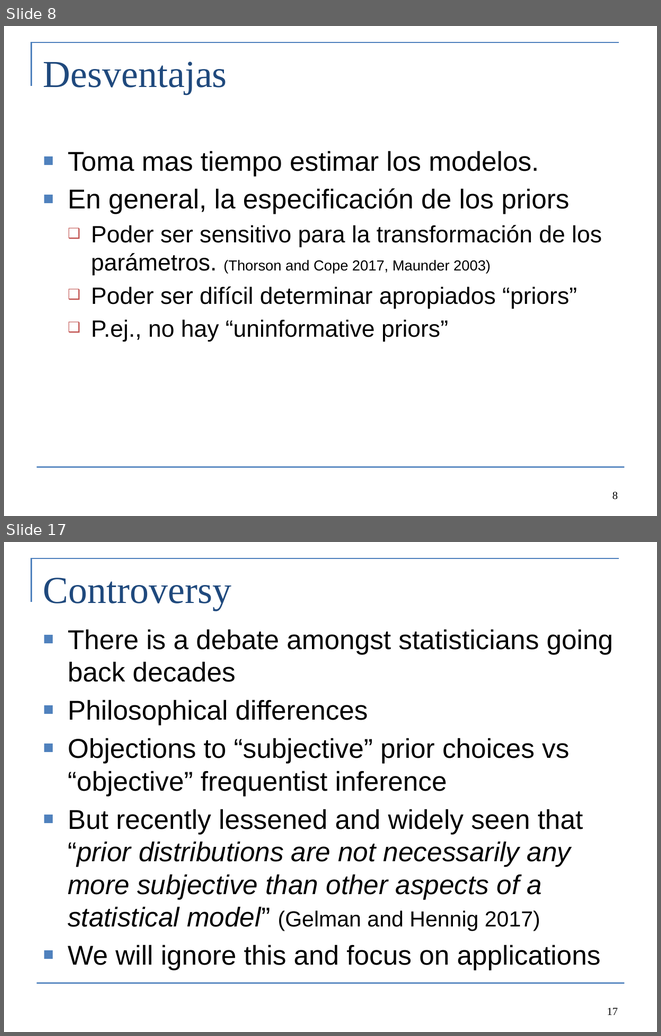
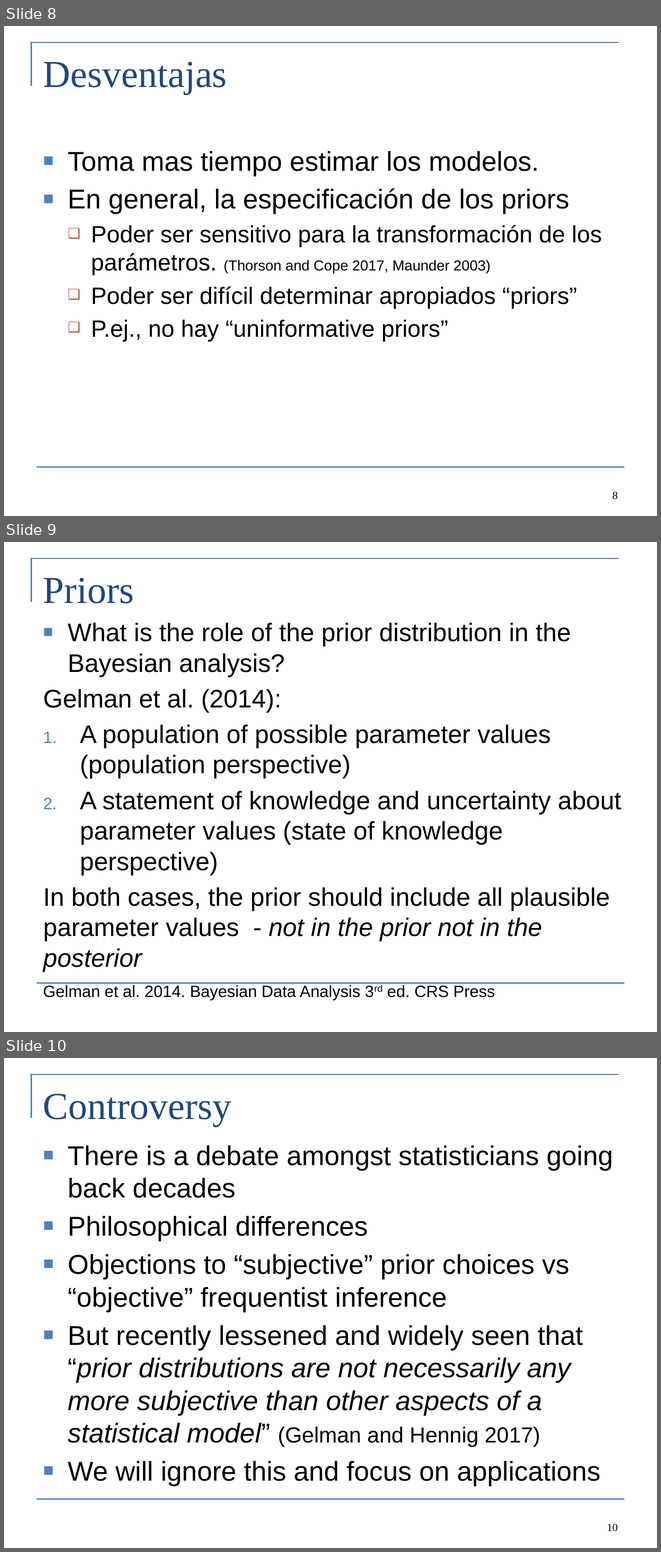
Before and after one commit to colemonnahan/bayes_workshop, a slide deck: dia2/lecture2_bayes.pptx. Shown one above the other, each under a label of ours: slides 8 and 17 before the commit, slides 8, 9 and 10 after it; the slides between them are not shown. The pictures are 661x1036 and 661x1552 pixels, drawn with LibreOffice and Linux fonts; fonts in the diff are those of the drawing. Boxes give left, top, right and bottom in pixels: in the first picture for what was removed or moved away, otherwise in the second. Text is boxed around its words. In the diff, an @@ line names an element or a change of style, - is before the commit and + after.

```diff
--- a/dia2/lecture2_bayes.pptx
+++ b/dia2/lecture2_bayes.pptx
@@ slide 9 added at bbox=[4, 542, 657, 1032], background #FFFFFF; not listed: 2 template elements that a slide beside it also shows @@
@@ title added at bbox=[43, 578, 134, 603], 42 pt, text #1F497D @@
+Priors
@@ text added at bbox=[43, 623, 621, 941], 28 pt, text #000000 @@
+■ What is the role of the prior distribution in the Bayesian analysis?
+Gelman et al. (2014):
+1. A population of possible parameter values (population perspective)
+2. A statement of knowledge and uncertainty about parameter values (state of knowledge perspective)
+In both cases, the prior should include all plausible parameter values - not in the prior not in the posterior
@@ text added at bbox=[43, 985, 495, 999], 18 pt, text #000000 @@
+Gelman et al. 2014. Bayesian Data Analysis 3rd ed. CRS Press
@@ what was slide 17 is now slide 10 @@
@@ page number at bbox=[607, 1523, 618, 1531]: text changed @@
-17
+10
```
Also in this commit, not shown: 7 slides changed, 6 other slides added, 13 slides removed, 7 other files.
